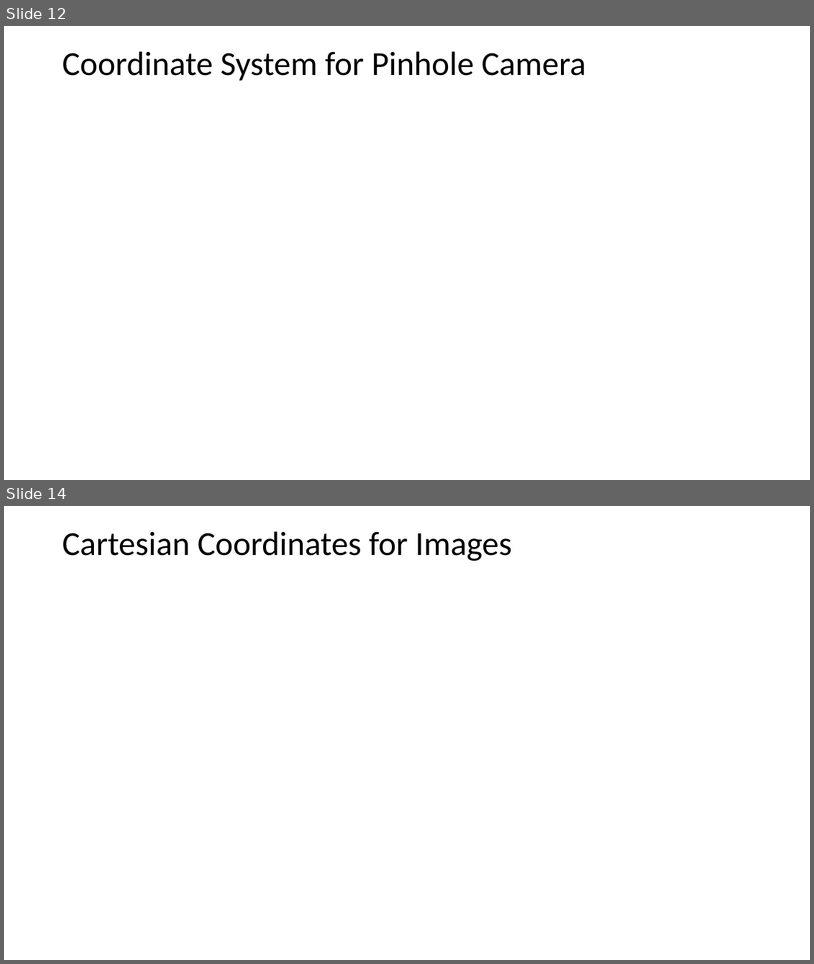
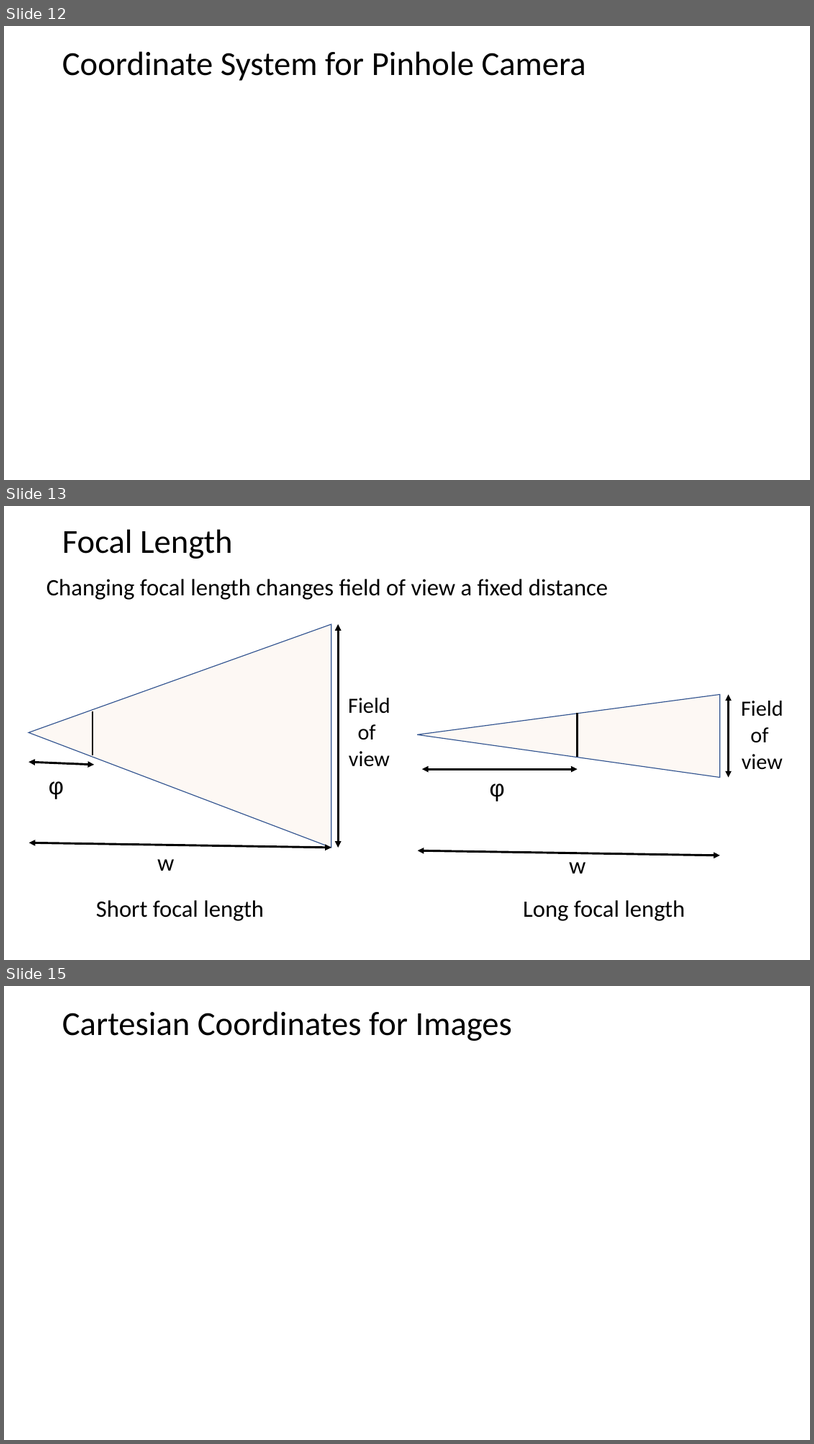
Before and after one commit to StephenElston/CSCI-E25, a slide deck: Slides/9_HomographyProjection.pptx. Shown one above the other, each under a label of ours: slides 12 and 14 before the commit, slides 12, 13 and 15 after it; the slides between them are not shown. The pictures are 814x964 and 814x1444 pixels, drawn with LibreOffice and Linux fonts; fonts in the diff are those of the drawing; grey boxes stand for pictures. Boxes give left, top, right and bottom in pixels: in the first picture for what was removed or moved away, otherwise in the second. Text is boxed around its words. In the diff, an @@ line names an element or a change of style, - is before the commit and + after.

```diff
--- a/Slides/9_HomographyProjection.pptx
+++ b/Slides/9_HomographyProjection.pptx
@@ slide 13 added at (4, 506, 810, 960), background #FFFFFF @@
@@ title added at (62, 529, 233, 559), 40 pt, text #000000 @@
+Focal Length
@@ text added at (46, 579, 608, 600), 28 pt, text #000000 @@
+Changing focal length changes field of view a fixed distance
@@ triangle added at (28, 624, 332, 847), fill #FBE5D6 at 25% opacity, outline #325491 1 pt @@
@@ double arrow added from (339, 624) to (339, 847), #000000 2.5 pt @@
@@ text added at (348, 698, 391, 767), 25.9 pt, text #000000 @@
+Field
+of
+view
@@ triangle added at (418, 694, 721, 777), fill #FBE5D6 at 25% opacity, outline #325491 1 pt @@
@@ double arrow added from (729, 694) to (729, 777), #000000 2.5 pt @@
@@ line added from (93, 711) to (93, 755), #000000 2.5 pt @@
@@ line added from (578, 713) to (578, 757), #000000 2.5 pt @@
@@ text added at (741, 700, 784, 770), 25.9 pt, text #000000 @@
+Field
+of
+view
@@ double arrow added from (28, 762) to (94, 764), #000000 2.5 pt @@
@@ text added at (49, 781, 64, 798), 28 pt, text #000000 @@
+φ
@@ double arrow added from (422, 769) to (578, 769), #000000 2.5 pt @@
@@ text added at (490, 783, 505, 800), 28 pt, text #000000 @@
+φ
@@ double arrow added from (28, 842) to (332, 847), #000000 2.5 pt @@
@@ double arrow added from (418, 850) to (720, 855), #000000 2.5 pt @@
@@ text added at (157, 859, 174, 870), 28 pt, text #000000 @@
+w
@@ text added at (569, 862, 586, 873), 28 pt, text #000000 @@
+w
@@ text added at (96, 900, 264, 921), 28 pt, text #000000 @@
+Short focal length
@@ text added at (523, 900, 685, 921), 28 pt, text #000000 @@
+Long focal length
@@ what was slide 14 is now slide 15 @@
```
Also in this commit, not shown: 3 slides changed, 2 other slides added.
